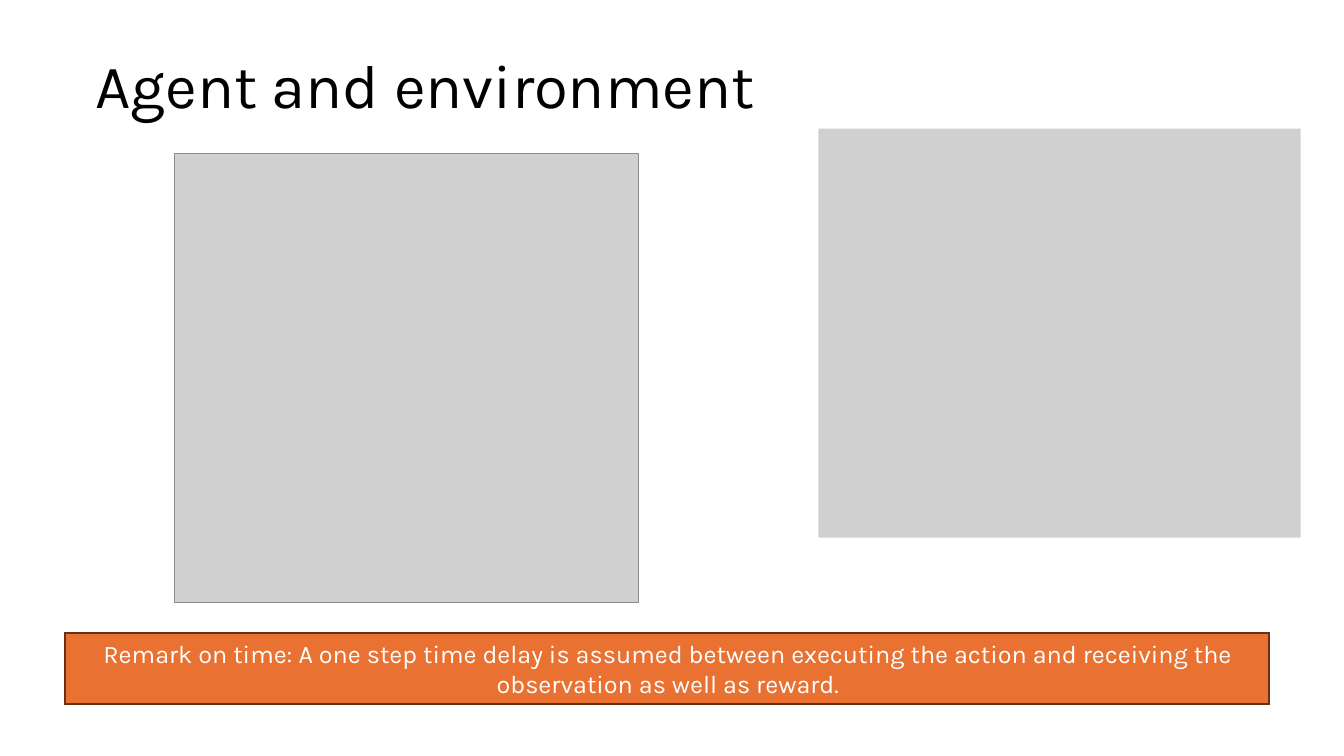
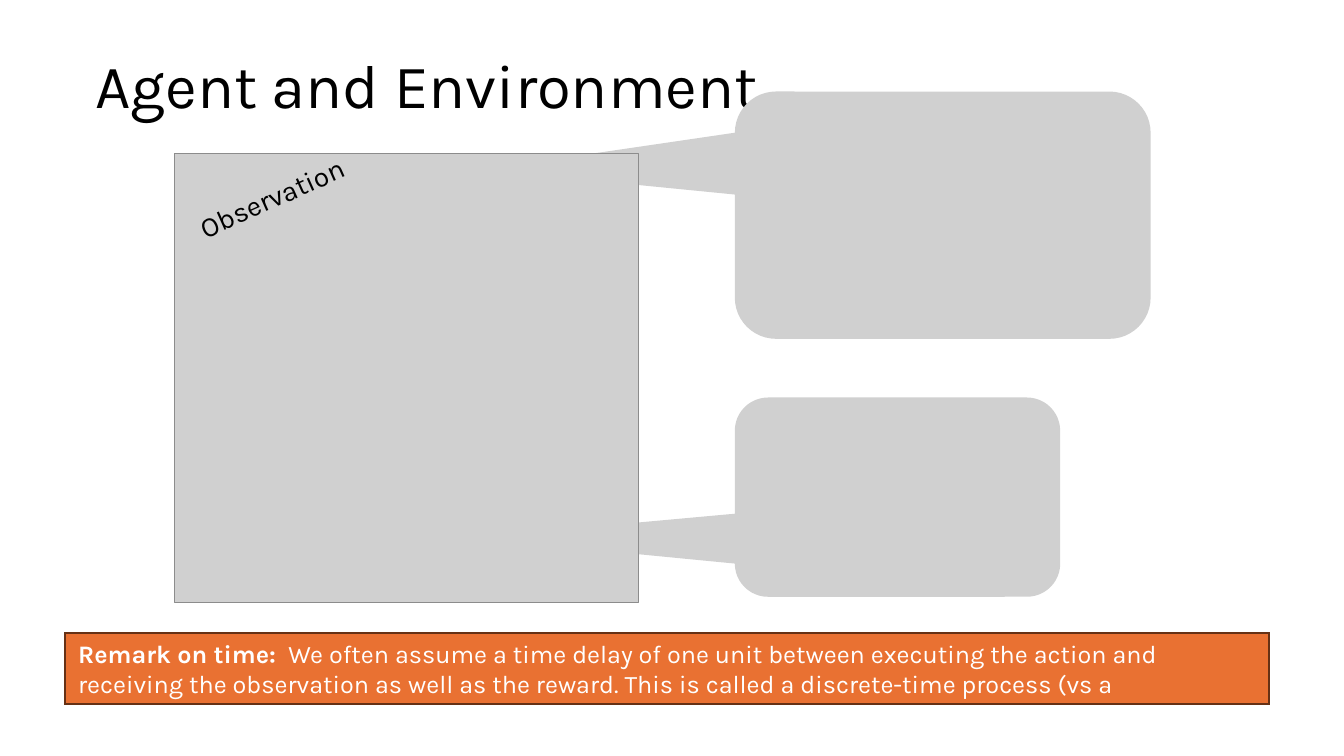
Before and after one commit to mhahsler/Introduction_to_Reinforcement_Learning, a slide deck: slide 7 of slides/Lecture_Chapter01.pptx. Drawn at 1344x756 pixels with LibreOffice and Linux fonts; fonts in the diff are those of the drawing; grey boxes stand for pictures. Boxes give left, top, right and bottom in pixels: in the first picture for what was removed or moved away, otherwise in the second. Text is boxed around its words. In the diff, an @@ line names an element or a change of style, - is before the commit and + after.

```diff
--- a/slides/Lecture_Chapter01.pptx
+++ b/slides/Lecture_Chapter01.pptx
@@ title at [95, 65, 758, 123]: text changed @@
-Agent and environment
+Agent and Environment
@@ picture added at [735, 92, 1150, 339] @@
@@ picture removed at [819, 129, 1301, 538] @@
@@ picture added at [735, 397, 1061, 597] @@
@@ text in rectangle at [78, 645, 1157, 705]: text changed @@
-Remark on time: A one step time delay is assumed between executing the action and receiving the observation as well as reward.
+Remark on time: We often assume a time delay of one unit between executing the action and receiving the observation as well as the reward. This is called a discrete-time process (vs a continuous-time process).
@@ text added at [233, 675, 369, 694], 20 pt, text #000000 @@
+Observation
```
Also in this commit, not shown: 23 other slides changed, 6 slides added, 20 slides removed, 12 other files.
